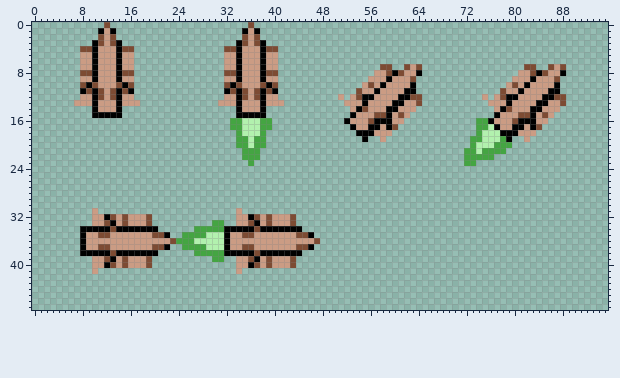
File history of a sprite sheet, data/rockshp_spr24.png. Above, as it was before the edit.
The file is 96x48 pixels. The old version is drawn lined up with the new one.
New version:
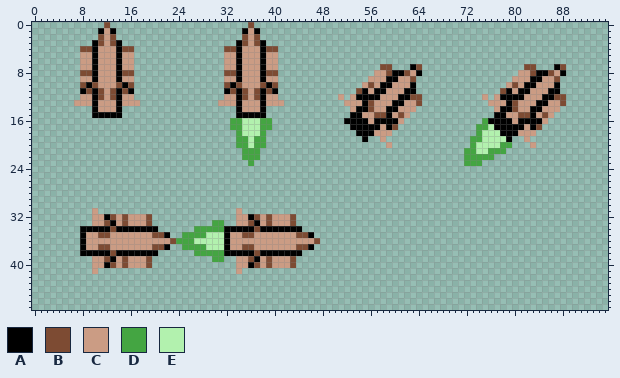
Palette (. is transparent): A #000000  B #7d4b33  C #cb9c84  D #44a542  E #b2f1ae
Log entry: optimize ship sprite so thruster is visible at 45 degrees
Edits made:
drawings rearranged on the sheet (the old picture shows each at its new place; 1 dropped ones are not shown)
@@ x 51..89 @@
  6 .......................................
- 7 .......BB..BCB.................BB..BCB.
- 8 ......CCBABCCA................CCBABCCA.
- 9 .....CCCACCCB................CCCACCCB..
-10 ....CBCACCCCA...............CBCACCCCA..
-11 ...BCCACCCCAA..............BCCACCCCAA..
-12 C.CBAACCCCAABB..........C.CBAACCCCAABB.
-13 .CCCACCCCAACCB...........CCCACCCCAACCB.
-14 ..CABCCCAACCC.............CABCCCAACCC..
-15 ..ACCCBBACBC..............ACCCBBACBC...
-16 .ACCCBAAACC............DDACCCBAAACC....
-17 ..ACCAACAB.............DDEACCAACAB.....
+ 7 .......BB...AB.................BB...AB.
+ 8 ......CCBAABCA................CCBAABCA.
+ 9 .....CCCAACCB................CCCAACCB..
+10 ....CBCAACCCA...............CBCAACCCA..
+11 ...BACAACCCAA..............BACAACCCAA..
+12 C.CAAAACCCAABB..........C.CAAAACCCAABB.
+13 .CCCABCCCAACCB...........CCCABCCCAACCB.
+14 ..CAABCCAACCC.............CAABCCAACCC..
+15 ..AACCBBACBC..............AACCBBACBC...
+16 .AAAACAAAAC.............DAAAACAAAAC....
+17 ..AAAAACAB.............DDEAAAAACAB.....
 18 ...AAACCC..............DEEEAAACCC......
-19 ....A..C..............DDEEEDA..C.......
-20 ......................DEEEDDD..........
-21 .....................DDEDDDD...........
+19 ....A..C..............DDEEEEA..C.......
+20 ........C.............DEEEEDD...C......
+21 .....................DDEEDDD...........
 22 .....................DDDDD.............
-23 .....................DD................
+23 .....................DDD...............
 24 .......................................
